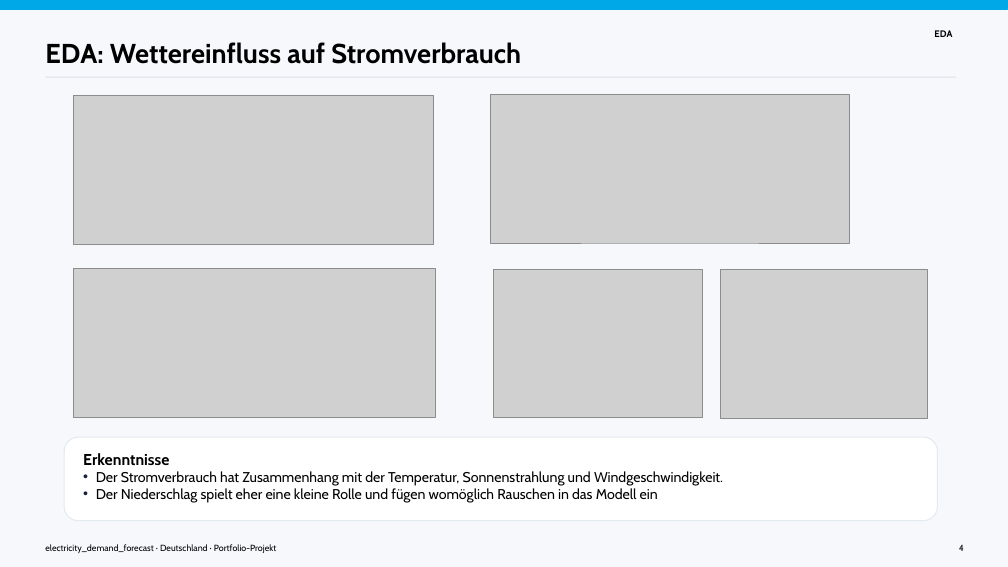
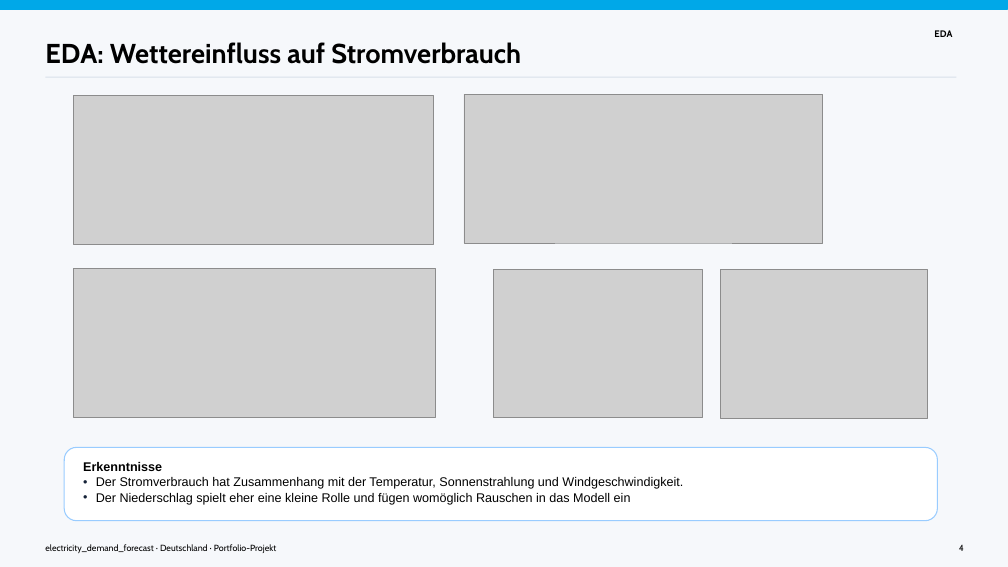
Before and after one commit to SW-oasen/electricity_price_forecast, a slide deck: slide 5 of presentation/orig/Stromverbrauch_Vorhersagen_v2.odp. Drawn at 1008x567 pixels with LibreOffice and Linux fonts; fonts in the diff are those of the drawing; grey boxes stand for pictures. Boxes give left, top, right and bottom in pixels: in the first picture for what was removed or moved away, otherwise in the second. Text is boxed around its words. In the diff, an @@ line names an element or a change of style, - is before the commit and + after.

```diff
--- a/presentation/orig/Stromverbrauch_Vorhersagen_v2.odp
+++ b/presentation/orig/Stromverbrauch_Vorhersagen_v2.odp
@@ picture: place and size @@
-picture at (491, 95, 850, 243)
+picture at (464, 95, 823, 243)
@@ rounded rectangle: place and size @@
-rounded rectangle at (64, 437, 938, 520)
+rounded rectangle at (64, 448, 938, 521)
@@ rounded rectangle at (64, 448, 938, 521): outline #E4EAF2 0.99 pt to #99CCFF 0.99 pt @@
@@ text "Erkenntnisse" at (83, 462, 683, 505): size 15 to 12 pt in "Erkenntnisse"; font Cabin to Arial, size 13.5 to 12 pt @@
```
Also in this commit, not shown: 11 other slides changed, 20 other files.
